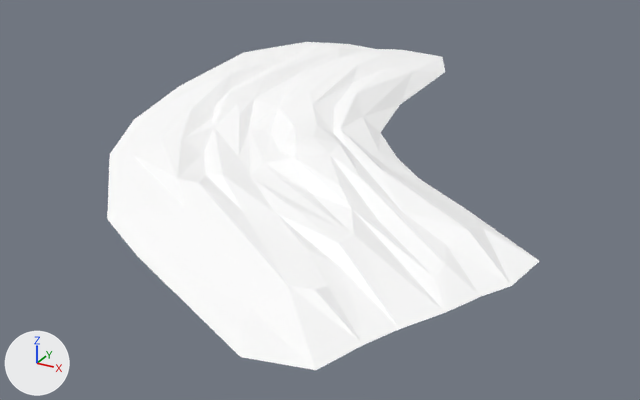
Two versions of the glTF model public/siege/scifi/desert_SM_Env_DirtRoad_Corner_01.gltf, one commit apart.
Both versions are drawn from a 50 mm camera at (5.35, -10.54, 3.03) aimed at (1.5, -3.53, -0.48). Every picture has the same lights, and +X, +Y and +Z are marked at lower left. The first picture is the older version. Where no turn or scale is listed for an object, it has been applied to the vertices.

The first picture shows 'SM_Env_DirtRoad_Corner_01'.
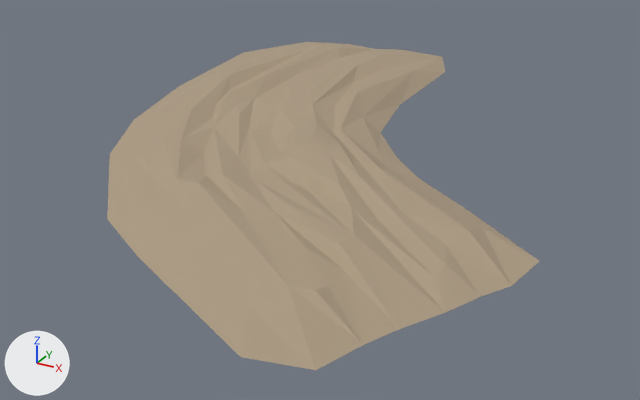
Pixel boxes (x1, y1, x2, y2) of what changed, in the pictures (640 x 400 px):
'SM_Env_DirtRoad_Corner_01', surface changed (white to beige)
    both: (107, 42, 539, 370)

The change, as a list of edits to the scene's bpy script:
```text
Add img_polygonnaturebiomess2_ariddesert_texture_01:
    img_polygonnaturebiomess2_ariddesert_texture_01 = load_image('PolygonNatureBiomesS2_AridDesert_Texture_01', 'PolygonNatureBiomesS2_AridDesert_Texture_01.webp', 4096, 4096, 'sRGB')
Change mat_lambert1906:
    remove mat_lambert1906.base_color = (1.0, 1.0, 1.0)  # white #ffffff
    add mat_lambert1906.texture = img_polygonnaturebiomess2_ariddesert_texture_01
```
